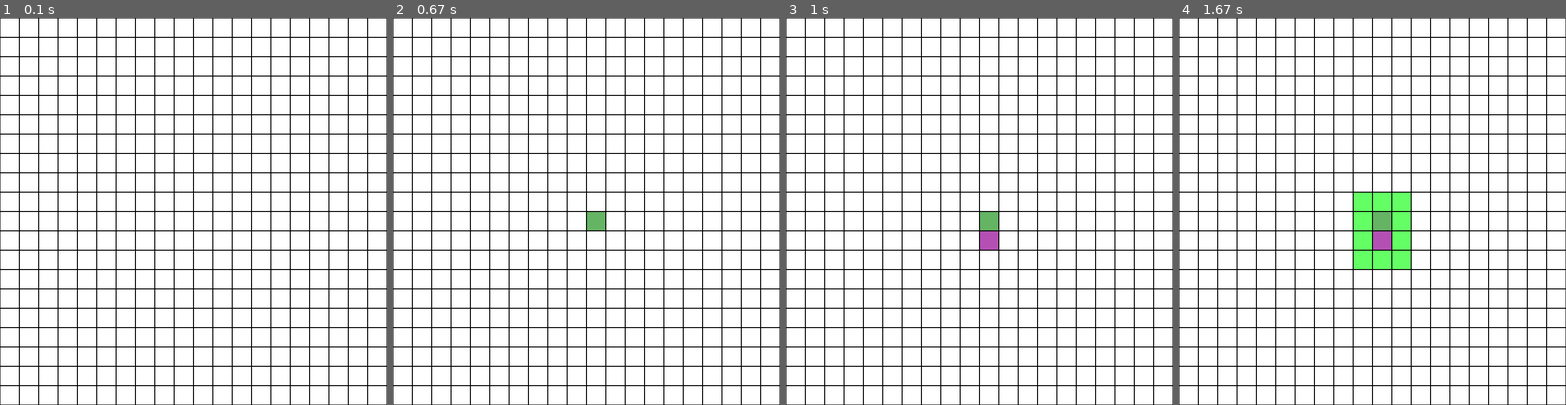
Above: before the commit, frames 1-4 (left to right).
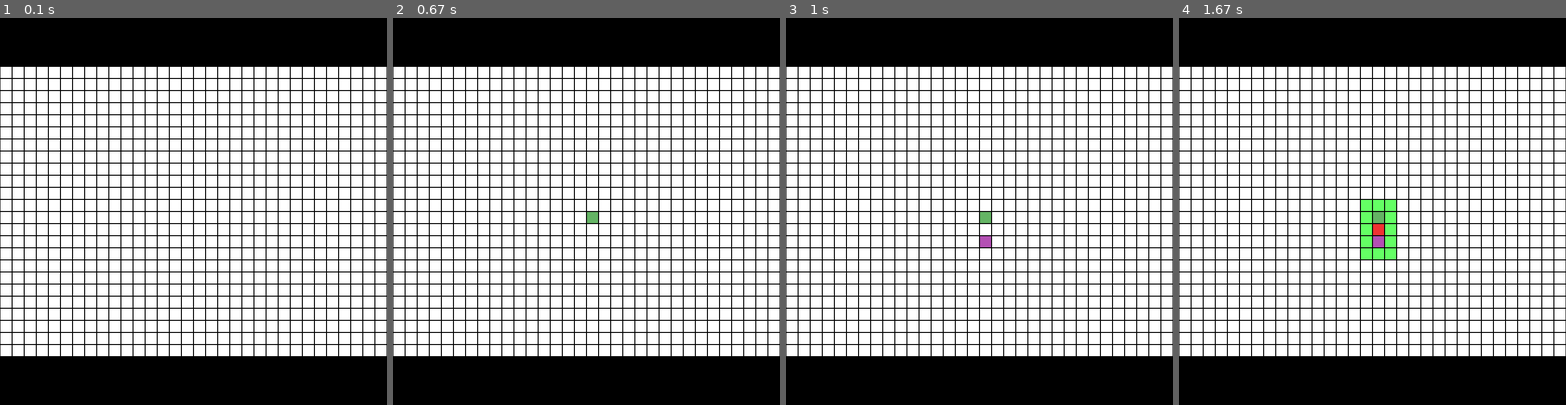
Above: after the commit, the same moments.

Repository: NatYoungren/pygame_pathfinding
Game: pygame game, started from main.py
The game is run twice, just before and just after one commit, with the same random seed, the same clock (stepped at 60 frames per second) and the same inputs.
Inputs (mouse positions are in pixels of both pictures, inside the frame that each line leads up to):
- Up to frame 1 (0.1 s): no input
- Up to frame 2 (0.67 s): click (586, 211) at 0.38 s
- Up to frame 3 (1 s): click (979, 238) at 0.72 s
- Up to frame 4 (1.67 s): tap Space at 1 s

The runs differ from the first frame. In frame 1, 38% of the frame differs, in the area x 0-100%, y 0-100%; in frame 2, 38%; in frame 3, 38%; in frame 4, 39%.

Commit message:
Cleaned up draw and moved color vars

Diff:
--- a/main.py
+++ b/main.py
@@ -1,40 +1,33 @@
 import numpy as np
 import pygame as pg
 from a_star_class import A_Star
+import display_vars as dv
+# Add game of life
 
+# CONTROL VARS
 MANUAL_CONTROL = False
 AUTO_STEPS_PER_SECOND = 1000
 
-SCREEN_W, SCREEN_H = 800, 800
-
-BORDER_PX = 1
-
-BG_COLOR = (0, 0, 0) # Black, seen in grid lines between cells
-CELL_COLORS = (255, 255, 255), (255, 255, 255)
-TRAVERSED_COLORS = (200, 255, 200), (200, 255, 200)
-SEARCHED_COLORS = (100, 255, 100), (100, 255, 100) # Green tinted red, green tinted blue
-WALL_COLOR = (15, 15, 15) # Dark gray
-PATH_COLORS = (240, 50, 50), (200, 0, 0) # Red, darker red
-
-START_COLOR = (100, 180, 100) # Dark green
-END_COLOR = (180, 80, 180) # Dark purple
-
-
-GRID_W, GRID_H = 20, 20
+# PATHFINDING VARS
+GRID_W, GRID_H = 32, 24
 DEFAULT_COST = 1
 WALL_COST = -1
 
-astar = A_Star(w=GRID_W, h=GRID_H, default_cost=DEFAULT_COST, wall_cost=WALL_COST)
+# DISPLAY CONSTANTS
+# TODO: Force a square aspect ratio.
+SQUARE_CELLS = True
+CELL_W, CELL_H = dv.SCREEN_W / GRID_W, dv.SCREEN_H / GRID_H
+if SQUARE_CELLS: CELL_W = CELL_H = min(CELL_W, CELL_H)
+ORIGIN_X = (dv.SCREEN_W - CELL_W * GRID_W) / 2
+ORIGIN_Y = (dv.SCREEN_H - CELL_H * GRID_H) / 2
 
-# TODO: Force a square aspect ratio.
-CELL_W, CELL_H = SCREEN_W / GRID_W, SCREEN_H / GRID_H
 STORED_PATH = []
 
 def main():
-    sim = A_Star(w=GRID_W, h=GRID_H)
+    sim = A_Star(w=GRID_W, h=GRID_H, default_cost=DEFAULT_COST, wall_cost=WALL_COST)
 
     pg.init()
-    screen = pg.display.set_mode((SCREEN_W, SCREEN_H))
+    screen = pg.display.set_mode((dv.SCREEN_W, dv.SCREEN_H))
 
     running = True
     searching = False
@@ -117,46 +110,62 @@
 
 # TODO: Consolidate all the draw functions into one
 def draw_state(screen, sim):
-    screen.fill(BG_COLOR) # Seen in grid lines between cells.
+    screen.fill(dv.BG_COLOR) # Seen in grid lines between cells and empty border space.
+
+    # This loop is optimized to reduce the number of draw calls to 1 per cell.
+    # This is at the expense of checks for each cell, and readability overall.
 
     for w in range(GRID_W):
         for h in range(GRID_H):
              # TODO: Draw impassable tiles as black, shade others as a gradient by cost.
+            x, y = ORIGIN_X + CELL_W * w + dv.BORDER_PX, ORIGIN_Y + CELL_H * h + dv.BORDER_PX
+            width, height = CELL_W - dv.BORDER_PX*2, CELL_H - dv.BORDER_PX*2
+            rect_vars = (x, y, width, height)
 
-            if sim.cost_grid[w, h] == sim.wall_cost: # Draw walls.
-                pg.draw.rect(screen, WALL_COLOR, (w*CELL_W+BORDER_PX, h*CELL_H+BORDER_PX, CELL_W-BORDER_PX*2, CELL_H-BORDER_PX*2))
+            if (w, h) == sim.start_pos:                 # Draw the start position.
+                pg.draw.rect(screen, dv.START_COLOR, rect_vars)
 
-            elif sim.state_grid[w, h] == 1:          # Draw searched cells.
-                pg.draw.rect(screen, SEARCHED_COLORS[(h + w) % 2], (w*CELL_W+BORDER_PX, h*CELL_H+BORDER_PX, CELL_W-BORDER_PX*2, CELL_H-BORDER_PX*2))
+            elif (w, h) == sim.end_pos:                 # Draw the end position.
+                pg.draw.rect(screen, dv.END_COLOR, rect_vars)
 
-            elif sim.state_grid[w, h] == -1:         # Draw traversed cells.
-                pg.draw.rect(screen, TRAVERSED_COLORS[(h + w) % 2], (w*CELL_W+BORDER_PX, h*CELL_H+BORDER_PX, CELL_W-BORDER_PX*2, CELL_H-BORDER_PX*2))
+            elif (w, h) in sim.last_path:               # Draw the last traversed path.
+                i = int(sim.last_path.index((w, h)) in (0, len(sim.last_path)-1))
+                pg.draw.rect(screen, dv.PATH_COLORS[i], rect_vars)
 
-            else:                                    # Draw empty/unsearched cells.
-                pg.draw.rect(screen, CELL_COLORS[(h + w) % 2], (w*CELL_W+BORDER_PX, h*CELL_H+BORDER_PX, CELL_W-BORDER_PX*2, CELL_H-BORDER_PX*2))
+            elif sim.cost_grid[w, h] == sim.wall_cost:  # Draw walls.
+                pg.draw.rect(screen, dv.WALL_COLOR, rect_vars)
 
-    # Draw the last traversed path.
-    for i, (w, h) in enumerate(sim.last_path):
-        if i == 0 or i == len(sim.last_path)-1:
-            # First and last cells are drawn slightly darker (usually covered by start/end cells, so this could be skipped)
-            pg.draw.rect(screen, PATH_COLORS[1], (w*CELL_W+BORDER_PX, h*CELL_H+BORDER_PX, CELL_W-BORDER_PX*2, CELL_H-BORDER_PX*2))
-        else:
-            pg.draw.rect(screen, PATH_COLORS[0], (w*CELL_W+BORDER_PX, h*CELL_H+BORDER_PX, CELL_W-BORDER_PX*2, CELL_H-BORDER_PX*2))
+            elif sim.state_grid[w, h] == 1:             # Draw searched cells.
+                pg.draw.rect(screen, dv.SEARCHED_COLORS[(h + w) % 2], rect_vars)
 
-    # Draw start cell.
-    if sim.start_pos is not None:
-        pg.draw.rect(screen, START_COLOR, (sim.start_pos[0]*CELL_W+BORDER_PX, sim.start_pos[1]*CELL_H+BORDER_PX, CELL_W-BORDER_PX*2, CELL_H-BORDER_PX*2))
+            elif sim.state_grid[w, h] == -1:            # Draw traversed cells.
+                pg.draw.rect(screen, dv.TRAVERSED_COLORS[(h + w) % 2], rect_vars)
 
-    # Draw end cell.
-    if sim.end_pos is not None:
-        pg.draw.rect(screen, END_COLOR, (sim.end_pos[0]*CELL_W+BORDER_PX, sim.end_pos[1]*CELL_H+BORDER_PX, CELL_W-BORDER_PX*2, CELL_H-BORDER_PX*2))
+            else:                                       # Draw empty/unsearched cells.
+                pg.draw.rect(screen, dv.CELL_COLORS[(h + w) % 2], rect_vars)
+
+    # # Draw the last traversed path.
+    # for i, (w, h) in enumerate(sim.last_path):
+    #     if i == 0 or i == len(sim.last_path)-1:
+    #         # First and last cells are drawn slightly darker (usually covered by start/end cells, so this could be skipped)
+    #         pg.draw.rect(screen, dv.PATH_COLORS[1], (w*CELL_W+dv.BORDER_PX, h*CELL_H+dv.BORDER_PX, CELL_W-dv.BORDER_PX*2, CELL_H-dv.BORDER_PX*2))
+    #     else:
+    #         pg.draw.rect(screen, dv.PATH_COLORS[0], (w*CELL_W+dv.BORDER_PX, h*CELL_H+dv.BORDER_PX, CELL_W-dv.BORDER_PX*2, CELL_H-dv.BORDER_PX*2))
+
+    # # Draw start cell.
+    # if sim.start_pos is not None:
+    #     pg.draw.rect(screen, dv.START_COLOR, (sim.start_pos[0]*CELL_W+dv.BORDER_PX, sim.start_pos[1]*CELL_H+dv.BORDER_PX, CELL_W-dv.BORDER_PX*2, CELL_H-dv.BORDER_PX*2))
+    # # Draw end cell.
+    # if sim.end_pos is not None:
+    #     pg.draw.rect(screen, dv.END_COLOR, (sim.end_pos[0]*CELL_W+dv.BORDER_PX, sim.end_pos[1]*CELL_H+dv.BORDER_PX, CELL_W-dv.BORDER_PX*2, CELL_H-dv.BORDER_PX*2))
 
 
-# TODO: Update to account for possible screen bordering around simulation area.
 def get_tile(pos):
     pos = np.array(pos)
-    np.clip(pos[:1], 0, SCREEN_W-1, out=pos[:1])
-    np.clip(pos[0:], 0, SCREEN_H-1, out=pos[0:])
+    pos[0] -= ORIGIN_X
+    pos[1] -= ORIGIN_Y
+    np.clip(pos[:1], 0, dv.SCREEN_W-1, out=pos[:1])
+    np.clip(pos[0:], 0, dv.SCREEN_H-1, out=pos[0:])
     return (int(pos[0] / CELL_W), int(pos[1] / CELL_H))
 
 if __name__ == '__main__':
